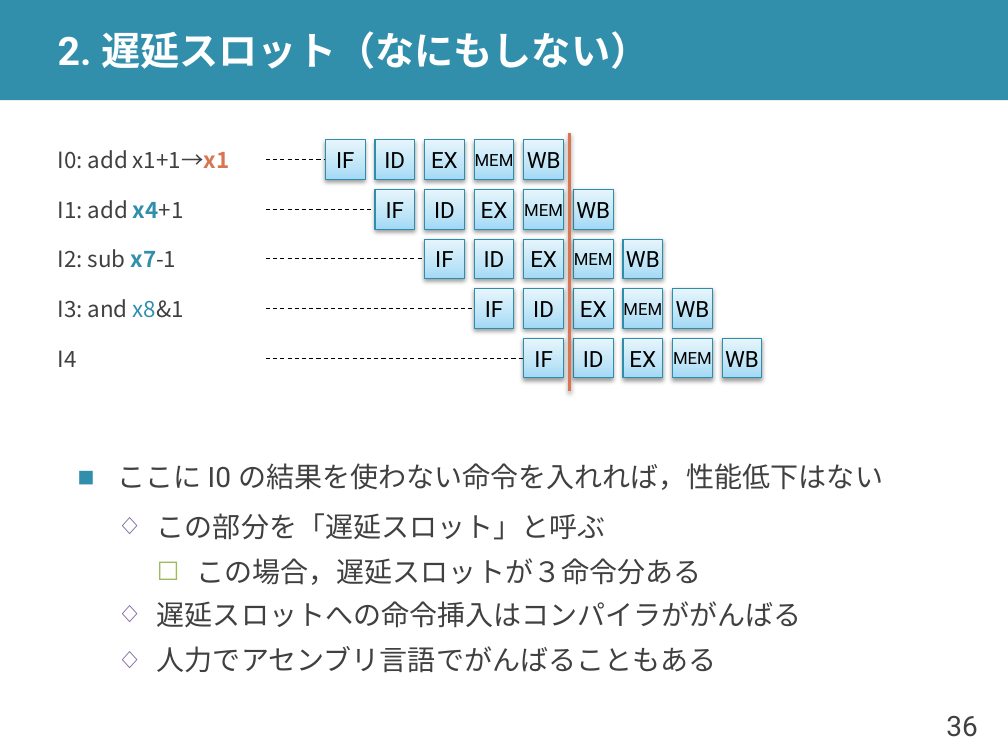
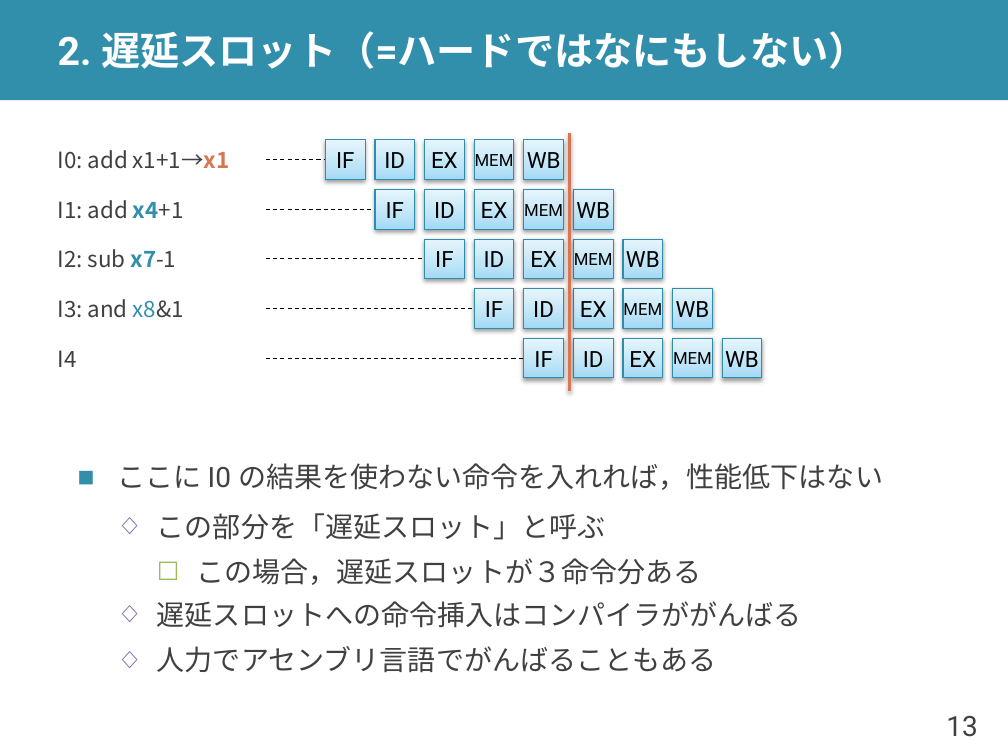
Before and after one commit to shioyadan/advanced-computer-organization, a slide deck: slide 13 of aco-shioya-05.pptx (slide 36 before the commit). Drawn at 1008x756 pixels with LibreOffice and Linux fonts; fonts in the diff are those of the drawing. Boxes give left, top, right and bottom in pixels: in the first picture for what was removed or moved away, otherwise in the second. Text is boxed around its words. In the diff, an @@ line names an element or a change of style, - is before the commit and + after.

```diff
--- a/aco-shioya-05.pptx
+++ b/aco-shioya-05.pptx
@@ title at bbox=[58, 31, 867, 69]: text changed @@
-2. 遅延スロット（なにもしない）
+2. 遅延スロット（=ハードではなにもしない）
@@ page number at bbox=[946, 716, 977, 737]: text changed @@
-36
+13
```
Also in this commit, not shown: 7 other slides changed, 20 slides added, 22 slides removed, 3 other files.
